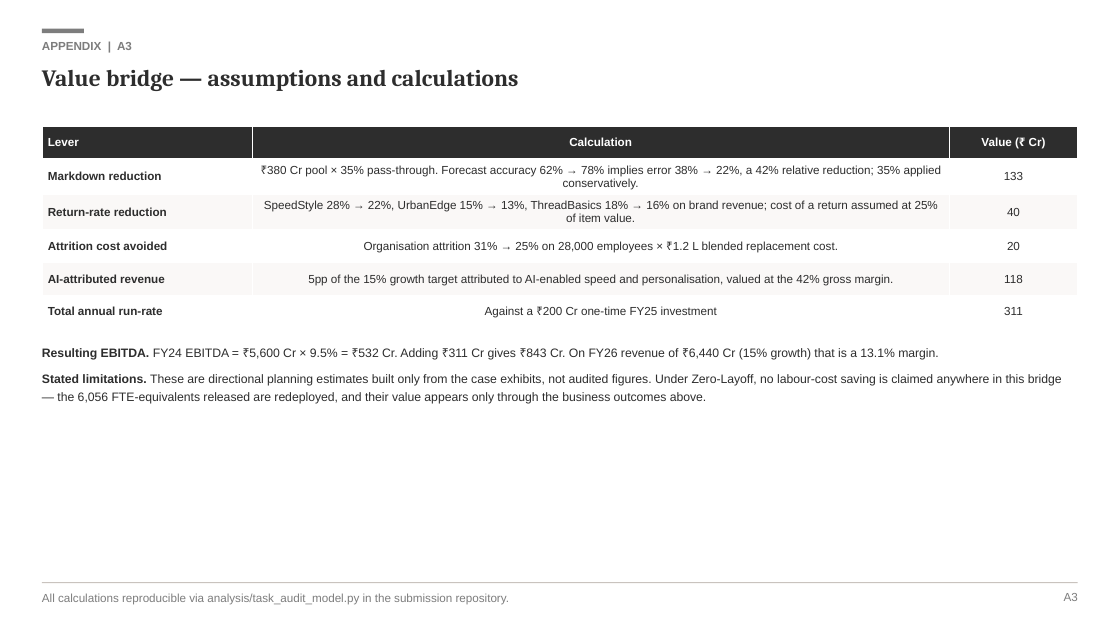
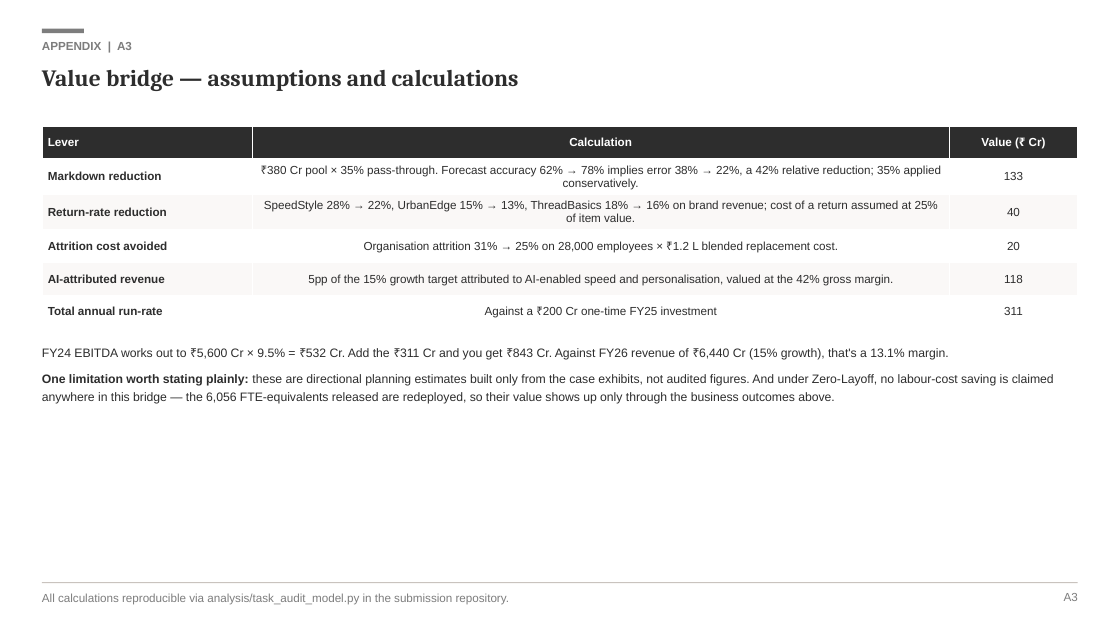
Before and after one commit to Annie2026PGP/CaseComp, a slide deck: slide 16 of cases/2026-08-pwc-challenge-8-styleverse/deck/PwC_Challenge8_StyleVerse_RanjanaMainani.pptx. Drawn at 1120x630 pixels with LibreOffice and Linux fonts; fonts in the diff are those of the drawing. Boxes give left, top, right and bottom in pixels: in the first picture for what was removed or moved away, otherwise in the second. Text is boxed around its words. In the diff, an @@ line names an element or a change of style, - is before the commit and + after.

```diff
--- a/cases/2026-08-pwc-challenge-8-styleverse/deck/PwC_Challenge8_StyleVerse_RanjanaMainani.pptx
+++ b/cases/2026-08-pwc-challenge-8-styleverse/deck/PwC_Challenge8_StyleVerse_RanjanaMainani.pptx
@@ text at bbox=[42, 348, 1054, 404]: text changed @@
-Resulting EBITDA. FY24 EBITDA = ₹5,600 Cr × 9.5% = ₹532 Cr. Adding ₹311 Cr gives ₹843 Cr. On FY26 revenue of ₹6,440 Cr (15% growth) that is a 13.1% margin.
-Stated limitations. These are directional planning estimates built only from the case exhibits, not audited figures. Under Zero-Layoff, no labour-cost saving is claimed anywhere in this bridge — the 6,056 FTE-equivalents released are redeployed, and their value appears only through the business outcomes above.
+FY24 EBITDA works out to ₹5,600 Cr × 9.5% = ₹532 Cr. Add the ₹311 Cr and you get ₹843 Cr. Against FY26 revenue of ₹6,440 Cr (15% growth), that's a 13.1% margin.
+One limitation worth stating plainly: these are directional planning estimates built only from the case exhibits, not audited figures. And under Zero-Layoff, no labour-cost saving is claimed anywhere in this bridge — the 6,056 FTE-equivalents released are redeployed, so their value shows up only through the business outcomes above.
```
Also in this commit, not shown: 13 other slides changed, 2 other files.
